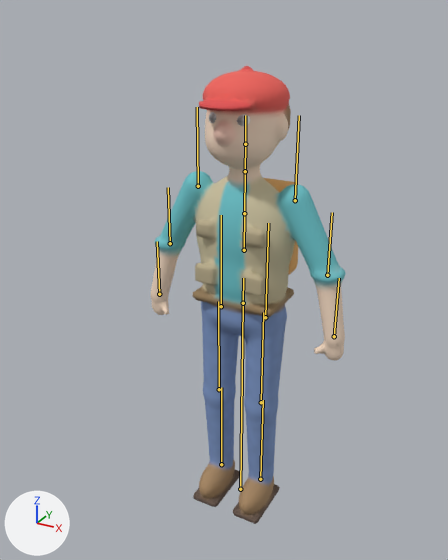
Before and after pictures for a commit that changed the glTF model models/photographer.glb.
Camera for both pictures: a 50 mm camera at (1.009, -1.993, 2.028) aimed at (-0.061, -0.048, 1.056). Every picture has the same lights, and +X, +Y and +Z are marked at lower left. The older version comes first. The bones that bend it are drawn over the model as lines.

In view in the first picture: 'photographer_mesh'.
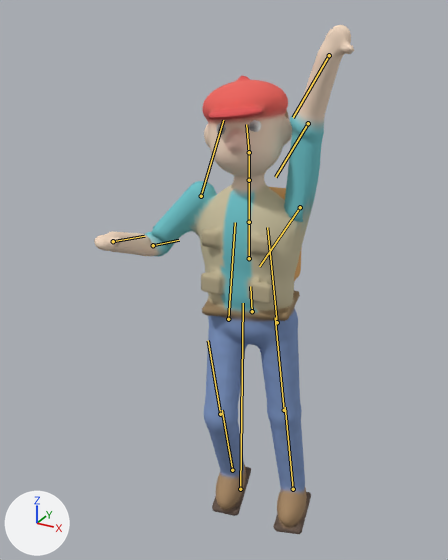
The newer file adds an action. The first version stands in its rest pose; the second is drawn at frame 30 of the action 'emote_disco'.

Changed parts and their boxes (x1, y1, x2, y2) in the pictures (448 x 560 px):
'photographer_mesh', posed (33% wider, 11% taller): before (151, 66, 346, 524); after (94, 25, 354, 534)
bone 'hips', root to tip: before (243, 303) to (243, 278); after (252, 311) to (250, 286)
bone 'spine', root to tip: before (244, 250) to (244, 213); after (249, 258) to (249, 222)
bone 'head', root to tip: before (245, 144) to (245, 115); after (249, 152) to (246, 124)
bone 'shoulder_l', root to tip: before (198, 186) to (197, 107); after (201, 196) to (223, 120)
bone 'elbow_l', root to tip: before (170, 243) to (168, 187); after (153, 245) to (179, 240)
bone 'shoulder_r', root to tip: before (295, 200) to (299, 115); after (300, 207) to (259, 266)
bone 'elbow_r', root to tip: before (327, 275) to (332, 212); after (308, 123) to (275, 177)
bone 'hip_l', root to tip: before (221, 306) to (221, 215); after (228, 319) to (235, 222)
bone 'knee_l', root to tip: before (219, 389) to (218, 301); after (220, 414) to (208, 340)
bone 'hip_r', root to tip: before (265, 317) to (268, 223); after (277, 322) to (267, 227)

What the commit changed:
Bone 'hips' (bone_hips) moves from (0.0, 0.0, 0.0) to (0.04, -0.03, 0.0).
Bone 'hips' (bone_hips) turns from (0, 0, 0) to (0, 11, 5) degrees about its own x, y and z.
Bone 'spine' (bone_spine) turns from (0, 0, 0) to (0, -9, -3) degrees about its own x, y and z.
Bone 'head' (bone_head) turns from (0, 0, 0) to (0, 11, 6) degrees about its own x, y and z.
Bone 'shoulder_l' (bone_shoulder_l) turns from (0, 0, 0) to (-11, 0, -14) degrees about its own x, y and z.
Bone 'elbow_l' (bone_elbow_l) turns from (0, 0, 0) to (-92, 0, 0) degrees about its own x, y and z.
Bone 'shoulder_r' (bone_shoulder_r) turns from (0, 0, 0) to (0, 0, 148) degrees about its own x, y and z.
Bone 'elbow_r' (bone_elbow_r) turns from (0, 0, 0) to (-6, 0, 0) degrees about its own x, y and z.
Bone 'hip_l' (bone_hip_l) turns from (0, 0, 0) to (-17, 0, -3) degrees about its own x, y and z.
Bone 'knee_l' (bone_knee_l) turns from (0, 0, 0) to (34, 0, 0) degrees about its own x, y and z.
Bone 'hip_r' (bone_hip_r) turns from (0, 0, 0) to (0, 0, 3) degrees about its own x, y and z.
